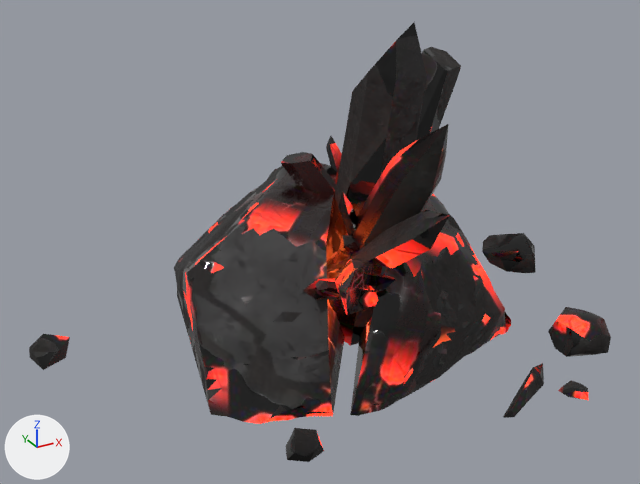
Two versions of the glTF model render-output/b4-props/b4p_dragon_ore_cluster/b4p_dragon_ore_cluster.glb, one commit apart.
The view is the same before and after, from a camera (50 mm lens) standing at (-1.32, -2.32, 1.51) and looking at (-0.07, -0.04, 0.37). The lights are fixed; the arrows at lower left show +X, +Y and +Z. The older version comes first. Vertices at exactly the same position are counted once.

The first picture shows 'b4p_dragon_ore_cluster'.
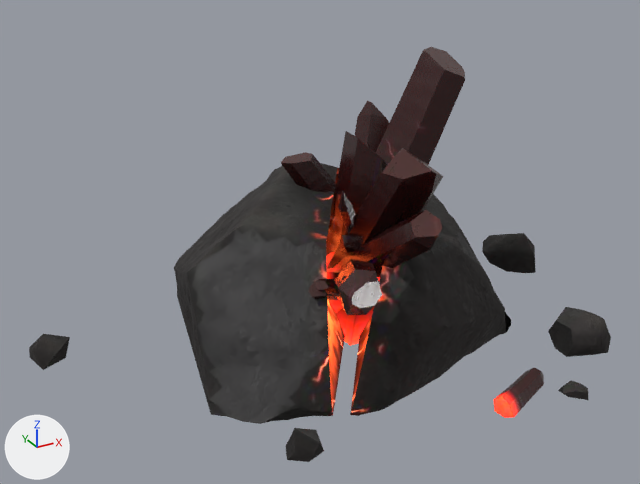
Patch to the scene script:
```diff
--- a/render-output/b4-props/b4p_dragon_ore_cluster/b4p_dragon_ore_cluster.glb.py
+++ b/render-output/b4-props/b4p_dragon_ore_cluster/b4p_dragon_ore_cluster.glb.py
@@ me_b4p_dragon_ore_cluster @@
 # used by ob_b4p_dragon_ore_cluster; location = (0.0, 0.0, 0.0)
-me_b4p_dragon_ore_cluster.from_pydata(...)  # 2874 vertices, 5608 faces; spans x -0.95..0.95, y -0.76..0.76, z 0.0..1.07
+me_b4p_dragon_ore_cluster.from_pydata(...)  # 2883 vertices, 5626 faces; spans x -0.95..0.95, y -0.76..0.76, z 0.0..0.91
+# me_b4p_dragon_ore_cluster part 1: 20 vertices moved from x -0.28..0.42, y -0.57..0.37, z 0.3..0.94 to x -0.29..0.43, y -0.61..0.38, z 0.24..0.71; 126 vertices removed from x -0.29..0.52, y -0.64..0.41, z 0.02..1.07; 130 vertices added at x -0.28..0.52, y -0.6..0.43, z 0.02..0.84
+# me_b4p_dragon_ore_cluster part 2: 9 vertices removed from x 0.16..0.38, y -0.74..-0.62, z 0.03..0.12; 14 vertices added at x 0.15..0.35, y -0.73..-0.63, z 0.04..0.12
+# me_b4p_dragon_ore_cluster part 3: 5169 kept faces spanning x -0.95..0.95, y -0.76..0.76, z 0.0..0.91 get new texture (UV) coordinates
 me_b4p_dragon_ore_cluster.materials.append(mat_b4p_dragon_ore_cluster_mat)
```

Location of each change, (x1, y1, x2, y2) in pixels of the pictures (640 x 484 px; the box of a moved part takes in the faces that stretch with it):
'b4p_dragon_ore_cluster', reshaped: before (29, 23, 611, 462); after (29, 47, 611, 462)
part 1 of me_b4p_dragon_ore_cluster, moved or reshaped: before (281, 23, 461, 315); after (281, 47, 465, 315)
part 2 of me_b4p_dragon_ore_cluster, moved or reshaped: before (503, 363, 544, 418); after (494, 368, 544, 418)
part 3 of me_b4p_dragon_ore_cluster, surface changed: (34, 47, 611, 462) in both
